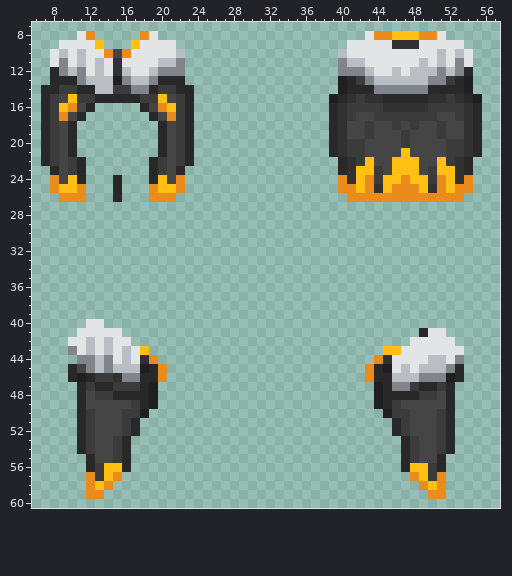
Pixel-art sprite, stored at Resources/Textures/_EE/Clothing/Generic/Neck/hos_fur_cloak.rsi/equipped-NECK.png. That is the earlier state.
The file is 64x64 pixels. Colours within 5 levels of each other are drawn and written as one. Shown: x 6..57, y 7..60.
After the commit:
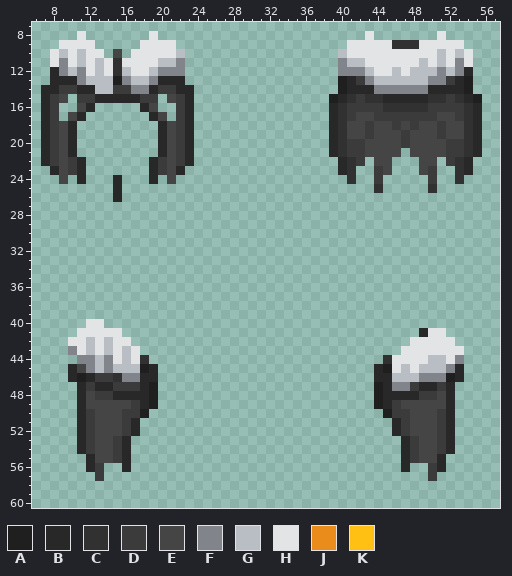
Palette (. is transparent): A #1f1f1f  B #282828  C #313131  D #3b3b3b  E #454545  F #81848a  G #b9bdc4  H #e3e4e5  J #ea8c1b  K #ffc013
Change:
@@ x 6..57 @@
  7 ....................................................
- 8 .....HJ.....JH.......................HJJKKKJJH......
- 9 ...HHHHK...KHHHH...................HHHHHCCCHHHHH....
-10 ..HGHGHHJEJHHHHHG.................GHHHHHHHHHHGHGH...
+ 8 .....H.......H.......................H.......H......
+ 9 ...HHHH.....HHHH...................HHHHHCCCHHHHH....
+10 ..HGHGHH.E.HHHHHG.................GHHHHHHHHHHGHGH...
 11 ..HFHGHGHCHHHHGGF.................FGGHHHHHHGHGHFH...
@@ x 7..23 @@
 14 BBDDBBGGDDFFBDDBB
-15 BDEKDDBBBBBDDKEDB
-16 BDKJEB.....BEJKDB
-17 BDJEB.......BEJDB
+15 BDE.DDBBBBBDD.EDB
+16 BD..EB.....BE..DB
+17 BD.EB.......BE.DB
 18 BDEB.........BEDB
@@ x 6..57 @@
 20 .BDEB.........BEDB...............BCDDEEEEDEEEEDDCB..
-21 .BDEB.........BEDB...............BCDDEEEEKEEEEDDCB..
-22 .BDEDB.......BDEDB................BCDKEEKKKEEKDCB...
-23 ..BEDB.......BDEB.................BCKKDEKKKEDKKCB...
-24 ..JEKB...B...BKEJ.................JCKJDKKJKKDJKCJ...
-25 ..JKKJ...B...JKKJ.................JJKJCKJJJKCJKJJ...
-26 ...JJJ...B...JJJ...................JJJJJJJJJJJJJ....
+21 .BDEB.........BEDB...............BCDDEEEE.EEEEDDCB..
+22 .BDEDB.......BDEDB................BCD.EE...EE.DCB...
+23 ..BEDB.......BDEB.................BC..DE...ED..CB...
+24 ...E.B...B...B.E...................C..D.....D..C....
+25 .........B............................C.....C.......
+26 .........B..........................................
 27 ....................................................
@@ x 16..48 @@
 42 H...............................H
-43 GHK..........................KKHH
-44 GHCJ........................JCHHH
-45 GGABJ......................JBAHGH
-46 FFBBJ......................JBBGGG
+43 GH.............................HH
+44 GHC..........................CHHH
+45 GGAB........................BAHGH
+46 FFBB........................BBGGG
 47 DDBA........................ABFFD
@@ x 6..57 @@
 55 ......BEEDB..............................BDEEB......
-56 ......BDKKB..............................BKKDB......
-57 ......JDKJ................................JKDJ......
-58 ......JKJ..................................JKJ......
-59 ......JJ....................................JJ......
+56 ......BD..B..............................B..DB......
+57 .......D....................................D.......
+58 ....................................................
+59 ....................................................
 60 ....................................................
